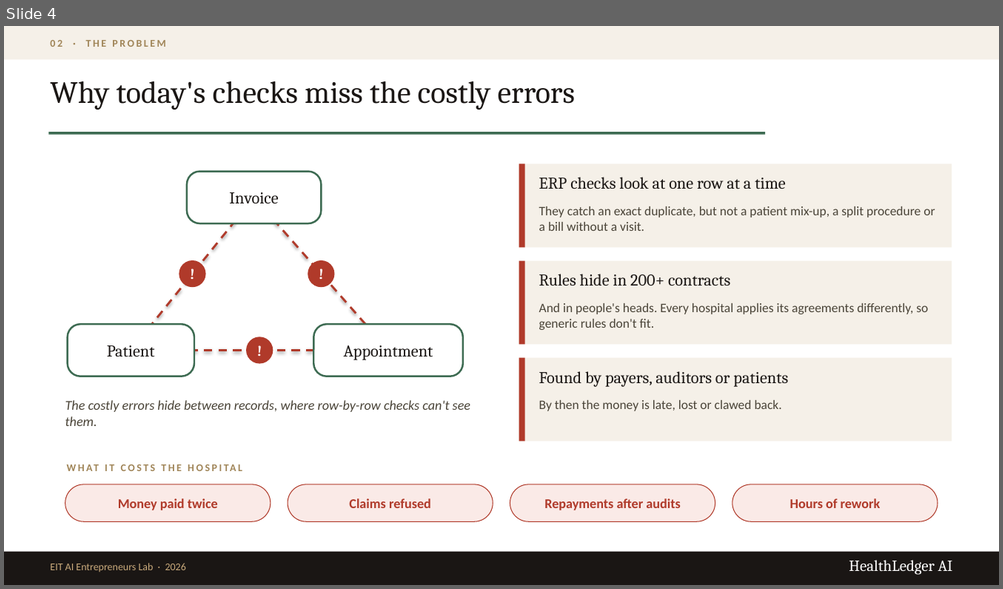
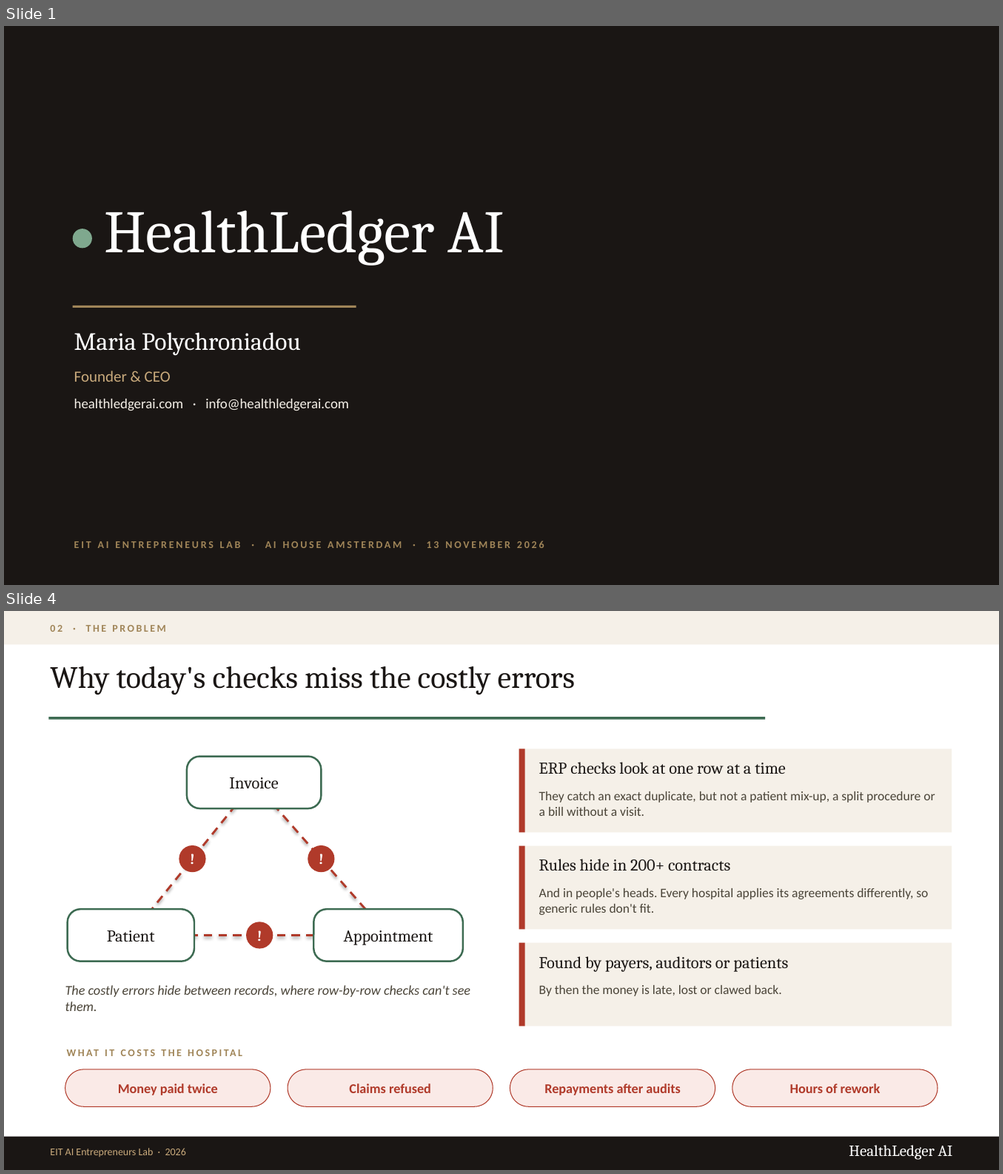
Before and after one commit to mrply97/AI, a slide deck: HealthLedgerAI_EIT_Pitch.pptx. Shown one above the other, each under a label of ours: slide 4 before the commit, slides 1 and 4 after it; the slides between them are not shown. The pictures are 1003x589 and 1003x1174 pixels, drawn with LibreOffice and Linux fonts; fonts in the diff are those of the drawing. Boxes give left, top, right and bottom in pixels: in the first picture for what was removed or moved away, otherwise in the second. Text is boxed around its words. In the diff, an @@ line names an element or a change of style, - is before the commit and + after.

```diff
--- a/HealthLedgerAI_EIT_Pitch.pptx
+++ b/HealthLedgerAI_EIT_Pitch.pptx
@@ slide 1 added at [4,26,999,585], background #FFFFFF @@
@@ rectangle added at [4,26,999,585], fill #1A1614 @@
@@ text added at [104,210,504,266], 58 pt, text #FFFFFF @@
+HealthLedger AI
@@ ellipse added at [73,229,92,248], fill #7FA88E @@
@@ rectangle added at [73,306,356,308], fill #A08558 @@
@@ text added at [74,332,301,356], 24 pt, text #FFFFFF @@
+Maria Polychroniadou
@@ text added at [74,371,170,382], 15 pt, text #C9AA7C @@
+Founder & CEO
@@ text added at [74,399,349,412], 13.5 pt, text #F5F0E8 @@
+healthledgerai.com · info@healthledgerai.com
@@ text added at [74,541,544,548], 10 pt, text #A08558, bold @@
+EIT AI ENTREPRENEURS LAB · AI HOUSE AMSTERDAM · 13 NOVEMBER 2026
```
Also in this commit, not shown: 10 slides changed, 2 slides removed, 3 other files.
